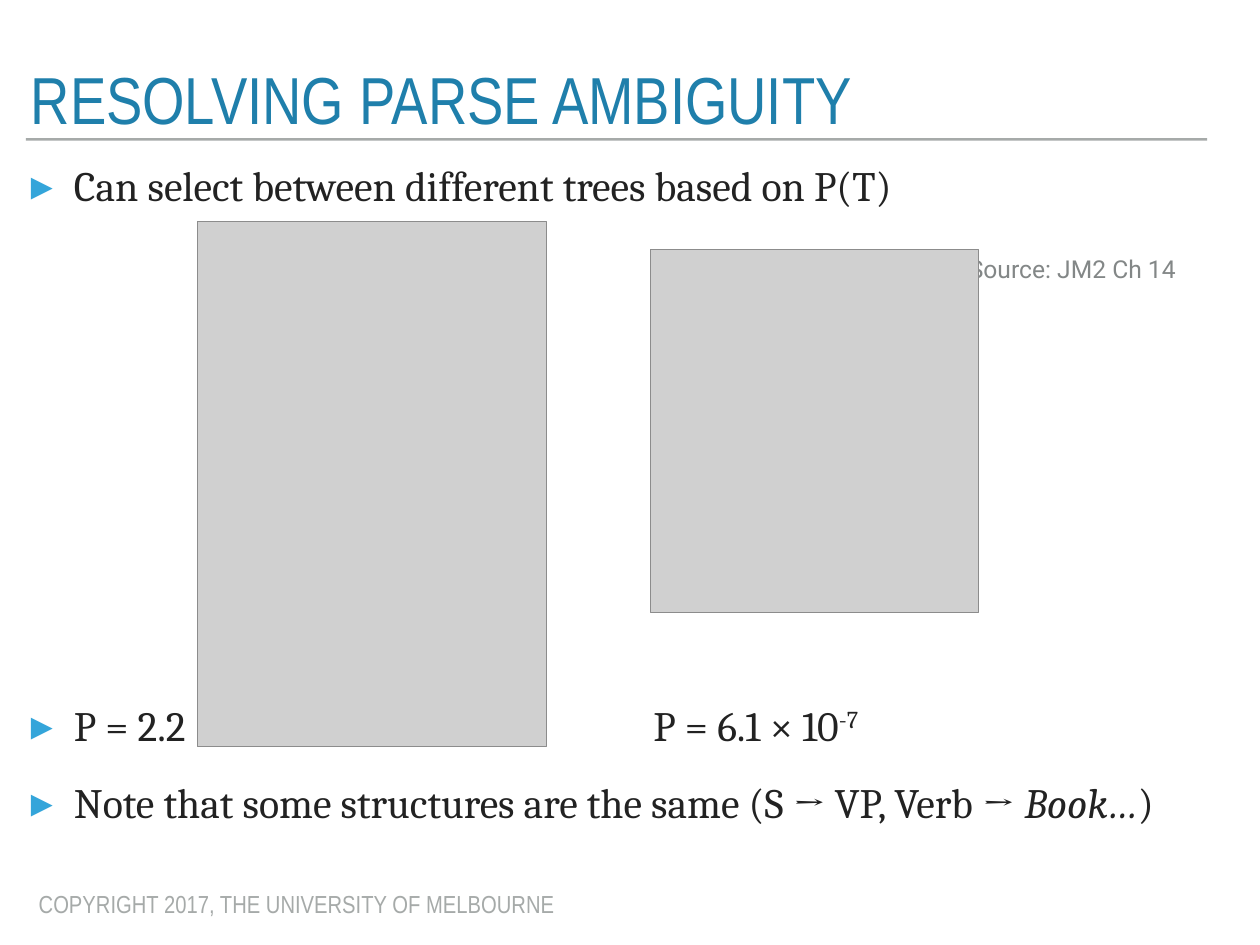
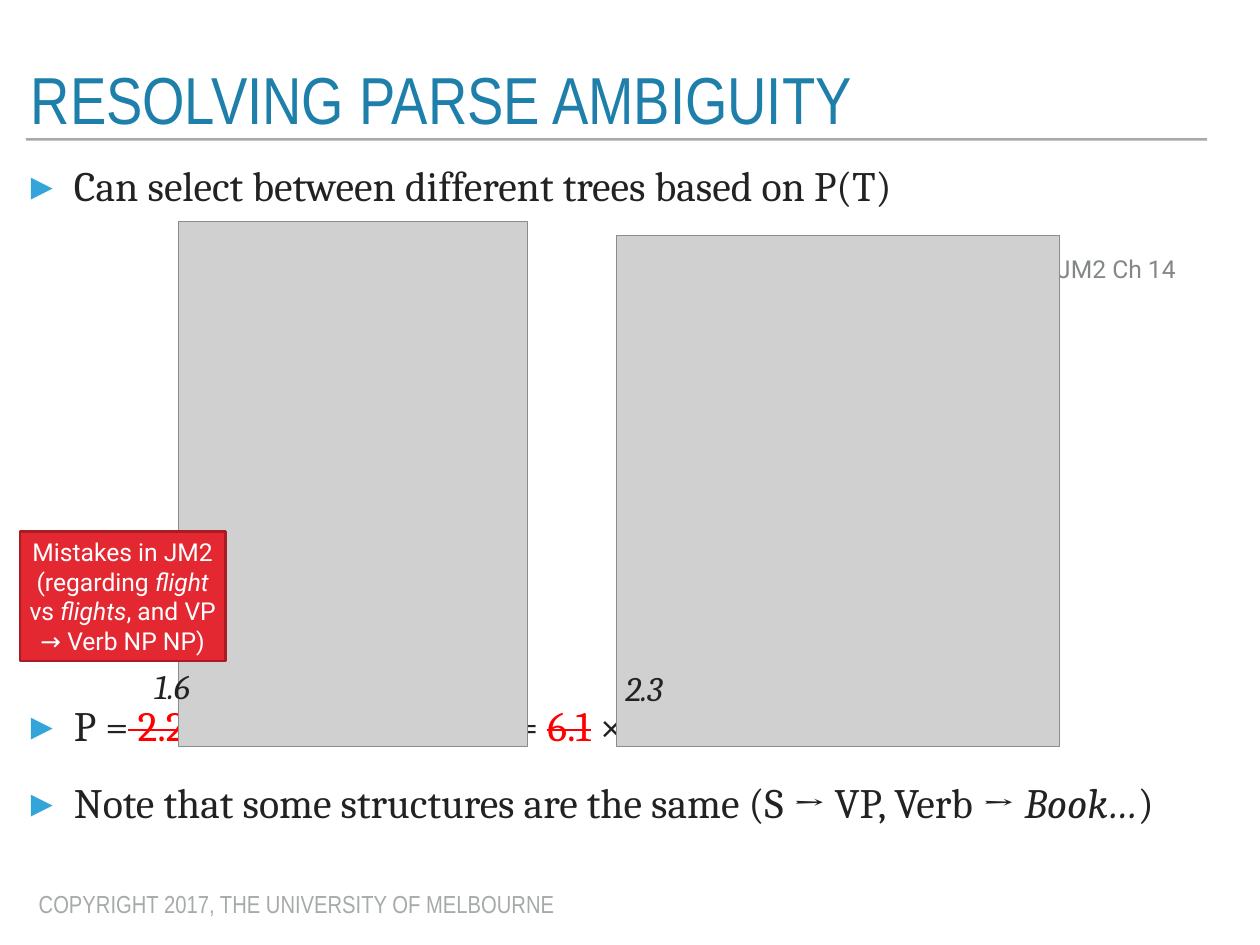
Before and after one commit to trevorcohn/comp90042, a slide deck: slide 9 of slides/WSTA_L6_probabilistic_grammars.pptx. Drawn at 1260x945 pixels with LibreOffice and Linux fonts; fonts in the diff are those of the drawing; grey boxes stand for pictures. Boxes give left, top, right and bottom in pixels: in the first picture for what was removed or moved away, otherwise in the second. Text is boxed around its words. In the diff, an @@ line names an element or a change of style, - is before the commit and + after.

Commit message:
fixed error in slide

```diff
--- a/slides/WSTA_L6_probabilistic_grammars.pptx
+++ b/slides/WSTA_L6_probabilistic_grammars.pptx
@@ picture: place and size @@
-picture at bbox=[198, 222, 547, 747]
+picture at bbox=[179, 222, 528, 747]
@@ picture: place and size @@
-picture at bbox=[651, 249, 979, 612]
+picture at bbox=[617, 236, 1060, 748]
@@ rectangle added at bbox=[20, 532, 226, 661], fill #E42832, outline #A91E25 2 pt, 20 pt, text #FFFFFF @@
+Mistakes in JM2 (regarding flight vs flights, and VP → Verb NP NP)
@@ text added at bbox=[154, 668, 190, 708], 28 pt, text #222222, italic @@
+1.6
@@ text added at bbox=[625, 678, 662, 701], 28 pt, text #222222, italic @@
+2.3
@@ text at bbox=[74, 702, 669, 750]: text colour #222222 to #FF0000, strikethrough on in "2.2 6.1" @@
```
Also in this commit, not shown: 1 other file.
